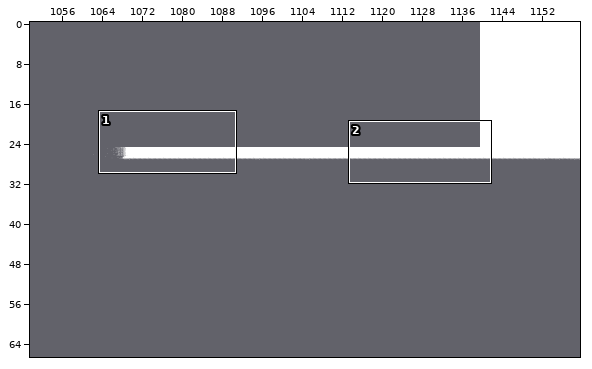
Tiled map (JSON): src/scenes/tilemaps/level02.json. The picture above shows the old version from afar; the outline marks the close-up.
Close-up. The starting point:
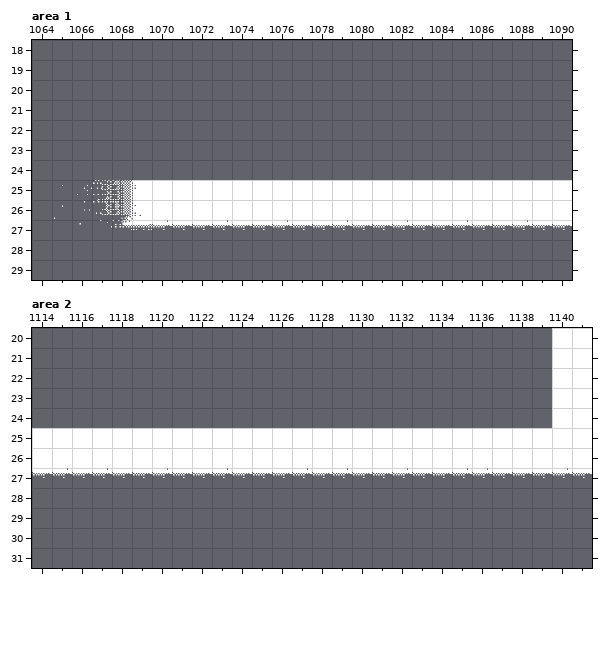
Cells are 32x32 px. Shown: area 1 x 1064..1090, y 18..29; area 2 x 1114..1141, y 20..31. The commit also changed other parts of the map, which this record leaves out.
Now the later version:
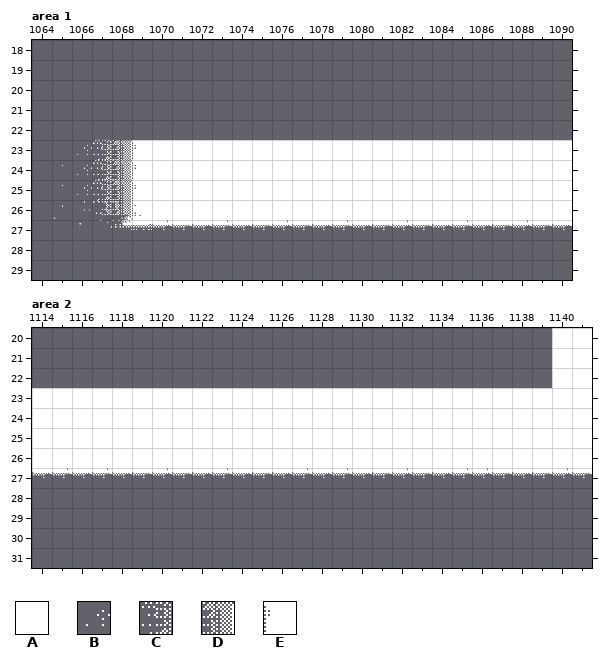
Key: from "tileset-level02": A 97, B 233, C 234, D 235, E 236.
_ is an empty cell.
Tiles of an added or newly shown layer are drawn over the layers below it.
The edit:
{"where": "layer \"cenario\" (added), area 1"}
{"y":23,"x":1066,"old":"_________________________","new":"BCDEAAAAAAAAAAAAAAAAAAAAA"}
{"y":24,"x":1066,"old":"_________________________","new":"BCDEAAAAAAAAAAAAAAAAAAAAA"}
{"where": "layer \"cenario\" (added), area 2"}
{"y":23,"x":1114,"old":"__________________________","new":"AAAAAAAAAAAAAAAAAAAAAAAAAA"}
{"y":24,"x":1114,"old":"__________________________","new":"AAAAAAAAAAAAAAAAAAAAAAAAAA"}
